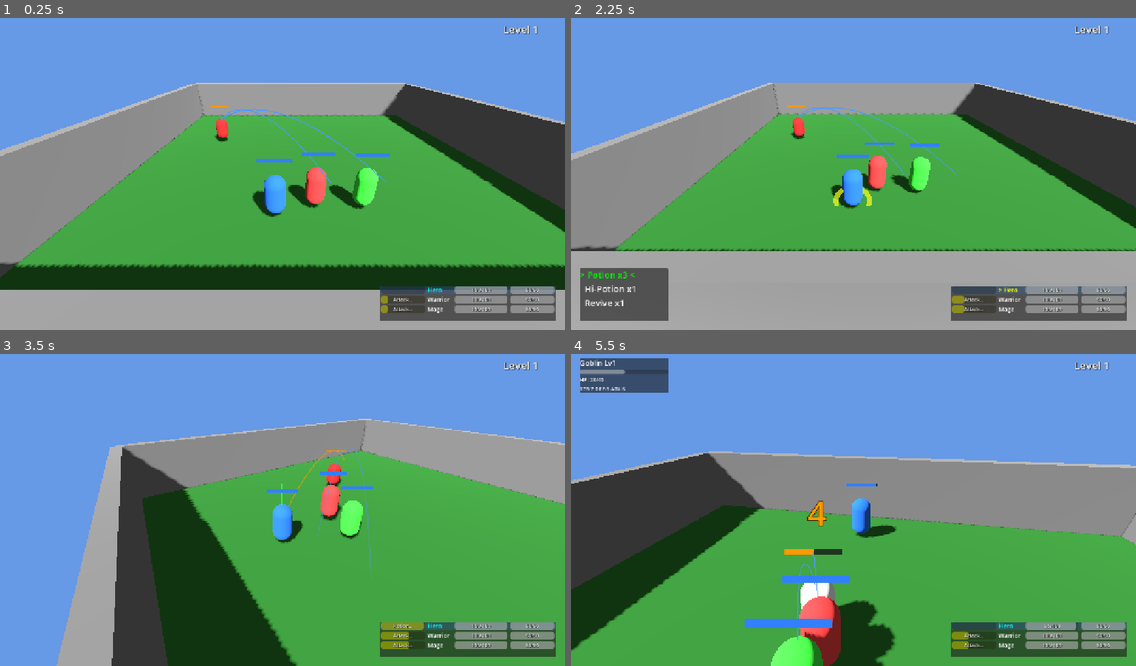
Above: before the commit, frames 1-4 (two rows, left to right).
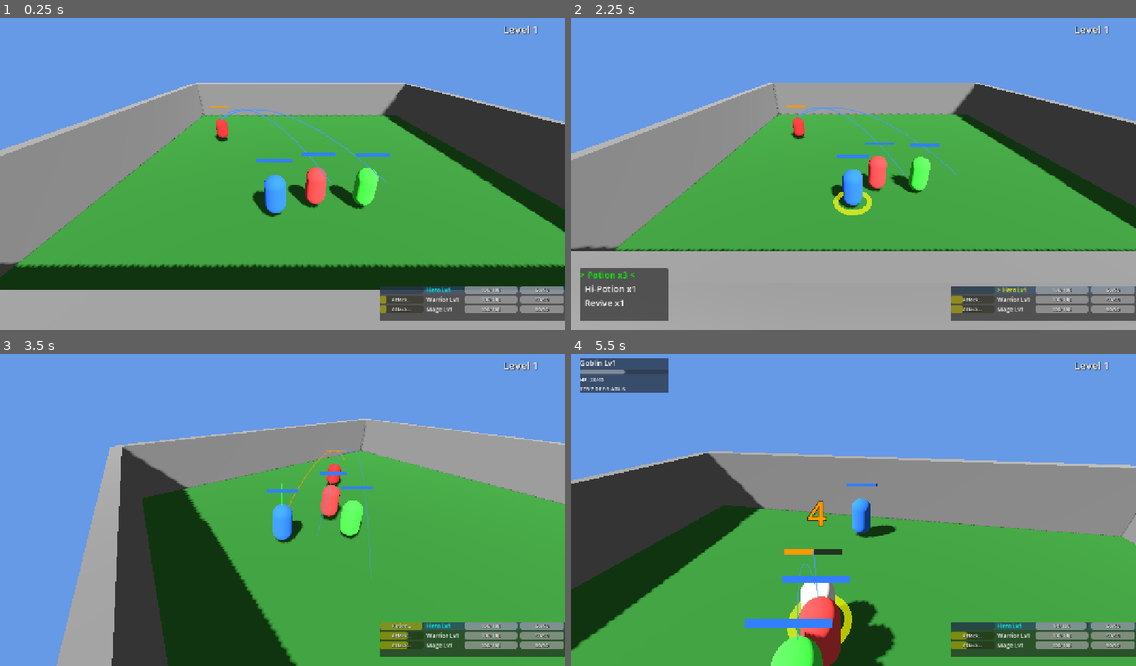
Above: after the commit, the same moments.

Repository: sphenlee/gauntlet
Game: Godot game, scene res://scenes/main.tscn
Two runs of this game, one before a commit and one after it. Both use one fixed random seed, a clock stepped at 60 frames per second and the inputs below.
Inputs:
- Up to frame 1 (0.25 s): no input
- Up to frame 2 (2.25 s): tap Enter (action_confirm) at 0.5, 2 s; hold Enter (action_confirm) 0.53-1.28 s; hold W (move_up) 0.53-2.03 s; tap K (camera_down) at 1.35 s; hold A (move_left) from 2.03 s (still down); tap J (camera_left) at 2.1 s
- Up to frame 3 (3.5 s): keep holding A (move_left); tap Enter (action_confirm) at 2.75 s; tap L (camera_right) at 2.85 s
- Up to frame 4 (5.5 s): release A (move_left) at 3.53 s; hold S (move_down) 3.53-4.28 s; tap I (camera_up) at 3.6 s; hold D (move_right) 4.28-5.03 s; tap Right (enemy_select_next) at 4.35 s; hold W (move_up) from 5.03 s (still down); hold Left (enemy_select_prev) from 5.03 s (still down)

The runs differ from the first frame. In frame 1, 0.8% of the frame differs, in the area x 67-100%, y 86-98%; in frame 2, 1.0%; in frame 3, 1.0%; in frame 4, 1.2%, in the area x 38-100%, y 77-98%.

Commit message:
Add EXP and levelling system
EXP sources:
- Killing blow: 10 x enemy level (goes to the character who killed)
- Arena clear: 15 x arena level (all alive party members)

Level up:
- EXP needed: 50 x level^1.5
- Stats increase by per-character growth rates
- Full HP/MP heal on level up
- Yellow 'LEVEL UP!' floating number

Growth rates:
- Hero: +12 HP, +4 MP, +3 STR, +2 DEF, +2 AGL, +1 LCK
- Warrior: +15 HP, +2 MP, +4 STR, +3 DEF, +1 AGL, +1 LCK
- Mage: +8 HP, +8 MP, +1 STR, +1 DEF, +3 AGL, +2 LCK

UI:
- Character info shows level next to name (e.g. 'Hero Lv3')
- EXP bar shows progress toward next level

Co-authored-by: Copilot <223556219+Copilot@users.noreply.github.com>

Diff:
--- a/resources/character_stats.gd
+++ b/resources/character_stats.gd
@@ -18,6 +18,14 @@
 @export var weapon_pow: int = 5
 @export var weapon_range: float = 2.5
 
+# Stat growth per level (set per character)
+@export var growth_hp: int = 10
+@export var growth_mp: int = 3
+@export var growth_str: int = 2
+@export var growth_def: int = 2
+@export var growth_agl: int = 1
+@export var growth_lck: int = 1
+
 func take_damage(amount: int) -> void:
 	current_hp = maxi(0, current_hp - amount)
 
@@ -29,3 +37,27 @@
 
 func get_attack_power() -> int:
 	return strength + weapon_pow
+
+func exp_to_next_level() -> int:
+	return int(50.0 * pow(level, 1.5))
+
+func gain_exp(amount: int) -> bool:
+	# Returns true if levelled up
+	experience += amount
+	if experience >= exp_to_next_level():
+		experience -= exp_to_next_level()
+		level_up()
+		return true
+	return false
+
+func level_up() -> void:
+	level += 1
+	max_hp += growth_hp
+	max_mp += growth_mp
+	strength += growth_str
+	defense += growth_def
+	agility += growth_agl
+	luck += growth_lck
+	# Full heal on level up
+	current_hp = max_hp
+	current_mp = max_mp
--- a/scripts/main.gd
+++ b/scripts/main.gd
@@ -73,6 +73,7 @@
 		character.charge_started.connect(_on_character_charge_started)
 		character.damage_taken.connect(_on_character_damage_taken)
 		character.healed.connect(_on_character_healed)
+		character.levelled_up.connect(_on_character_levelled_up)
 		# Initialize 5 empty tactic slots
 		for j in range(5):
 			character.tactics.append(Tactic.new())
@@ -103,6 +104,31 @@
 	stats.weapon_name = "Dagger"
 	stats.weapon_pow = 5
 	stats.weapon_range = 2.5
+
+	# Per-character growth rates
+	match char_name:
+		"Hero":
+			stats.growth_hp = 12
+			stats.growth_mp = 4
+			stats.growth_str = 3
+			stats.growth_def = 2
+			stats.growth_agl = 2
+			stats.growth_lck = 1
+		"Warrior":
+			stats.growth_hp = 15
+			stats.growth_mp = 2
+			stats.growth_str = 4
+			stats.growth_def = 3
+			stats.growth_agl = 1
+			stats.growth_lck = 1
+		"Mage":
+			stats.growth_hp = 8
+			stats.growth_mp = 8
+			stats.growth_str = 1
+			stats.growth_def = 1
+			stats.growth_agl = 3
+			stats.growth_lck = 2
+
 	character.stats = stats
 
 	# Collision
@@ -291,7 +317,7 @@
 	mat.emission = Color(1.0, 1.0, 0.0)
 	mat.emission_energy_multiplier = 1.5
 	selection_cursor.set_surface_override_material(0, mat)
-	selection_cursor.rotation_degrees.x = 90.0
+	#selection_cursor.rotation_degrees.x = 90.0
 	selection_cursor.visible = false
 	add_child(selection_cursor)
 
@@ -333,6 +359,7 @@
 	stats.agility = 4 + current_level
 	stats.luck = 3
 	stats.weapon_pow = 3 + current_level
+	stats.level = current_level
 	enemy.stats = stats
 
 	# Scale difficulty
@@ -676,6 +703,9 @@
 func _on_character_healed(character: PlayerCharacter, amount: int) -> void:
 	_spawn_floating_number("+" + str(amount), Color(0.2, 1.0, 0.3), character.global_position)
 
+func _on_character_levelled_up(character: PlayerCharacter) -> void:
+	_spawn_floating_number("LEVEL UP! Lv" + str(character.stats.level), Color(1.0, 1.0, 0.3), character.global_position)
+
 func _on_enemy_damage_taken(enemy: Enemy, amount: int) -> void:
 	_spawn_floating_number(str(amount), Color(0.3, 0.6, 1.0), enemy.global_position)
 
@@ -742,10 +772,12 @@
 			party[i].position = Vector3(i * 2.0 - 2.0, 0.5, 5.0)
 			party[i].state = PlayerCharacter.State.IDLE
 
-	# Heal party slightly between levels
+	# Heal party slightly between levels and award arena clear EXP
+	var clear_exp = 15 * current_level
 	for member in party:
 		if is_instance_valid(member) and member.state != PlayerCharacter.State.DEAD:
 			member.stats.heal(member.stats.max_hp / 4)
+			member.gain_exp(clear_exp)
 
 	# Replenish items
 	for key in items:
--- a/scripts/player_character.gd
+++ b/scripts/player_character.gd
@@ -7,6 +7,7 @@
 signal charge_started(character: PlayerCharacter, target: Node3D)
 signal damage_taken(character: PlayerCharacter, amount: int)
 signal healed(character: PlayerCharacter, amount: int)
+signal levelled_up(character: PlayerCharacter)
 
 enum State { IDLE, CHARGING, ACTING, DEAD }
 
@@ -156,6 +157,9 @@
 		var damage = _calculate_damage()
 		if charge_target.has_method("take_hit"):
 			charge_target.take_hit(damage)
+			# Award EXP for killing blow
+			if charge_target is Enemy and charge_target.state == Enemy.State.DEAD:
+				gain_exp(10 * charge_target.stats.level)
 	elif charge_action.begins_with("item:") and charge_target and is_instance_valid(charge_target):
 		var item_id = charge_action.trim_prefix("item:")
 		match item_id:
@@ -206,6 +210,12 @@
 	tween.tween_property(self, "rotation_degrees:z", 90.0, 0.5)
 	tween.tween_property(self, "position:y", position.y - 0.5, 0.3)
 
+func gain_exp(amount: int) -> void:
+	if state == State.DEAD:
+		return
+	if stats.gain_exp(amount):
+		levelled_up.emit(self)
+
 func revive(heal_pct: float) -> void:
 	if state != State.DEAD:
 		return
--- a/scripts/ui/character_info.gd
+++ b/scripts/ui/character_info.gd
@@ -43,12 +43,12 @@
 		)
 		row.add_child(charge_container)
 
-		# Name
+		# Name with level
 		var name_label = Label.new()
 		name_label.name = "NameLabel"
-		name_label.text = character.stats.character_name
+		name_label.text = "%s Lv%d" % [character.stats.character_name, character.stats.level]
 		name_label.add_theme_font_size_override("font_size", 13)
-		name_label.custom_minimum_size = Vector2(55, 0)
+		name_label.custom_minimum_size = Vector2(80, 0)
 		name_label.vertical_alignment = VERTICAL_ALIGNMENT_CENTER
 		row.add_child(name_label)
 
@@ -69,6 +69,15 @@
 			"%d/%d" % [character.stats.current_mp, character.stats.max_mp]
 		)
 		row.add_child(mp_container)
+
+		# EXP bar with overlaid text
+		var exp_container = _make_bar_with_label(
+			"EXPBar", "EXPLabel",
+			character.stats.exp_to_next_level(), character.stats.experience,
+			Vector2(80, 18),
+			"EXP"
+		)
+		row.add_child(exp_container)
 
 		bg.add_child(row)
 		container.add_child(bg)
@@ -148,6 +157,15 @@
 		if mp_label:
 			mp_label.text = "%d/%d" % [character.stats.current_mp, character.stats.max_mp]
 
+		# Update EXP
+		var exp_bar = _find_child_recursive(row, "EXPBar") as ProgressBar
+		var exp_label = _find_child_recursive(row, "EXPLabel") as Label
+		if exp_bar:
+			exp_bar.max_value = character.stats.exp_to_next_level()
+			exp_bar.value = character.stats.experience
+		if exp_label:
+			exp_label.text = "EXP"
+
 		# Highlight leader and selection
 		if name_label:
 			var prefix = ""
@@ -158,7 +176,7 @@
 				name_label.add_theme_color_override("font_color", Color.CYAN)
 			else:
 				name_label.add_theme_color_override("font_color", Color.WHITE)
-			name_label.text = prefix + character.stats.character_name
+			name_label.text = "%s%s Lv%d" % [prefix, character.stats.character_name, character.stats.level]
 
 		# Leader background highlight
 		var bg_style = row.get_theme_stylebox("panel") as StyleBoxFlat
Not shown, changed: gauntlet.md
